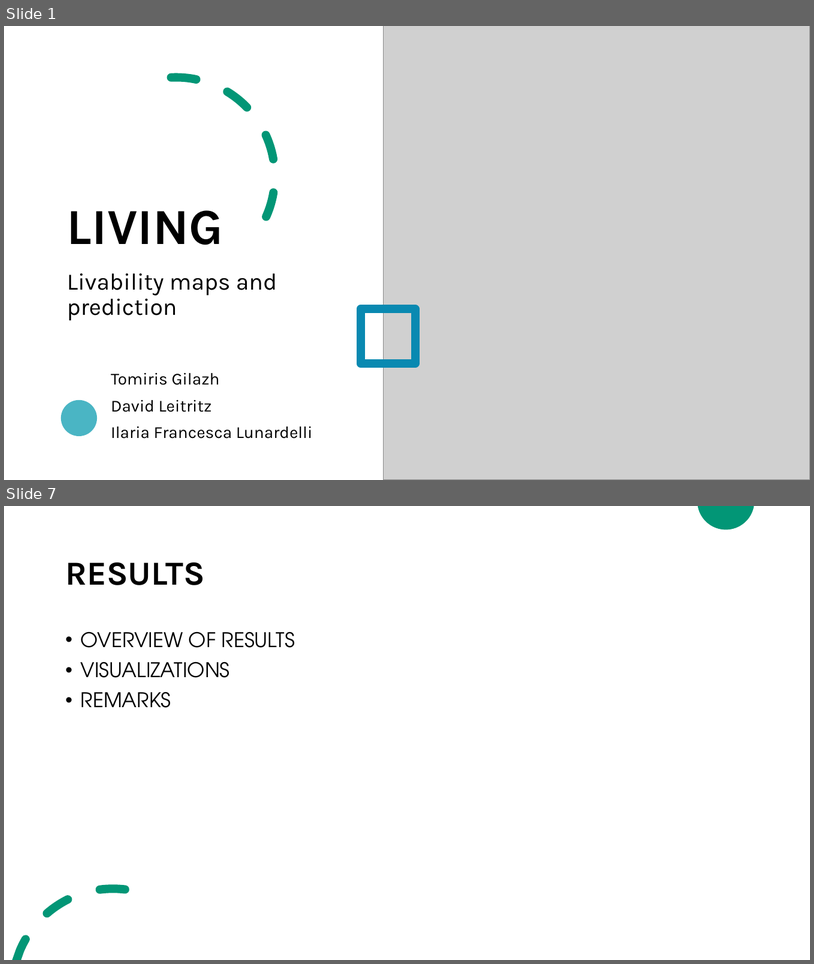
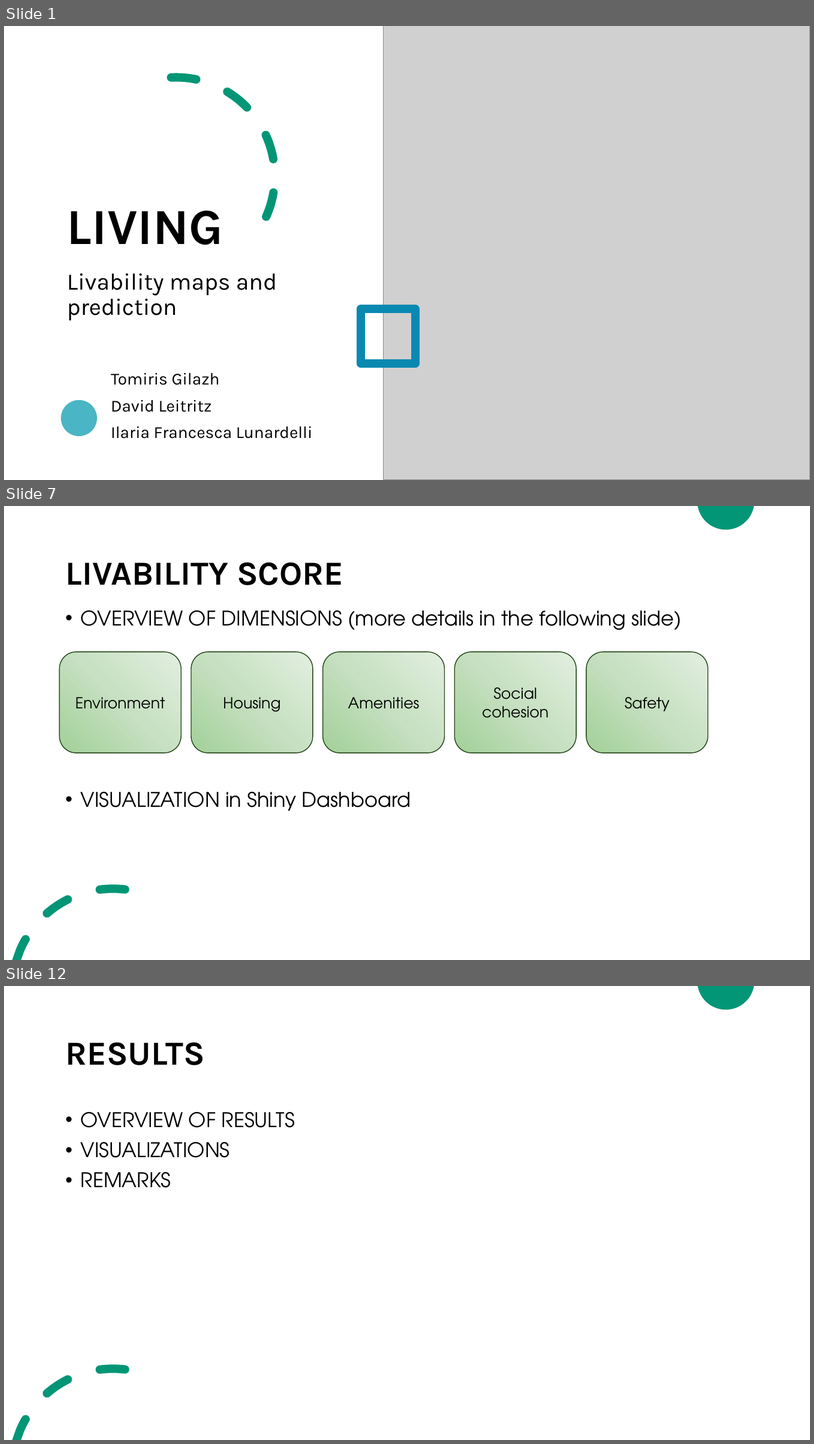
Before and after one commit to ilaluna/LIVING-SICSS, a slide deck: LIVING-SICCS.pptx. Shown one above the other, each under a label of ours: slides 1 and 7 before the commit, slides 1, 7 and 12 after it; the slides between them are not shown. The pictures are 814x964 and 814x1444 pixels, drawn with LibreOffice and Linux fonts; fonts in the diff are those of the drawing; grey boxes stand for pictures. Boxes give left, top, right and bottom in pixels: in the first picture for what was removed or moved away, otherwise in the second. Text is boxed around its words. In the diff, an @@ line names an element or a change of style, - is before the commit and + after.

```diff
--- a/LIVING-SICCS.pptx
+++ b/LIVING-SICCS.pptx
@@ slide 7 added at [4, 506, 810, 960], background #FFFFFF; not listed: 2 template elements that a slide beside it also shows @@
@@ title added at [65, 562, 344, 585], 40 pt, text #000000, bold @@
+LIVABILITY SCORE
@@ text added at [81, 610, 682, 811], 24 pt, text #000000 @@
+• OVERVIEW OF DIMENSIONS (more details in the following slide)
+• VISUALIZATION in Shiny Dashboard
@@ rounded rectangle added at [60, 652, 181, 753], fill gradient #A3D099 to #C7E1C2 to #E3EFE1, outline #254519 1 pt, 18 pt, text #000000 @@
+Environment
@@ rounded rectangle added at [192, 652, 313, 753], fill gradient #A3D099 to #C7E1C2 to #E3EFE1, outline #254519 1 pt, 18 pt, text #000000 @@
+Housing
@@ rounded rectangle added at [323, 652, 444, 753], fill gradient #A3D099 to #C7E1C2 to #E3EFE1, outline #254519 1 pt, 18 pt, text #000000 @@
+Amenities
@@ rounded rectangle added at [455, 652, 576, 753], fill gradient #A3D099 to #C7E1C2 to #E3EFE1, outline #254519 1 pt, 18 pt, text #000000 @@
+Social cohesion
@@ rounded rectangle added at [587, 652, 708, 753], fill gradient #A3D099 to #C7E1C2 to #E3EFE1, outline #254519 1 pt, 18 pt, text #000000 @@
+Safety
@@ what was slide 7 is now slide 12 @@
```
Also in this commit, not shown: 4 slides changed, 9 other slides added, 2 slides removed.
